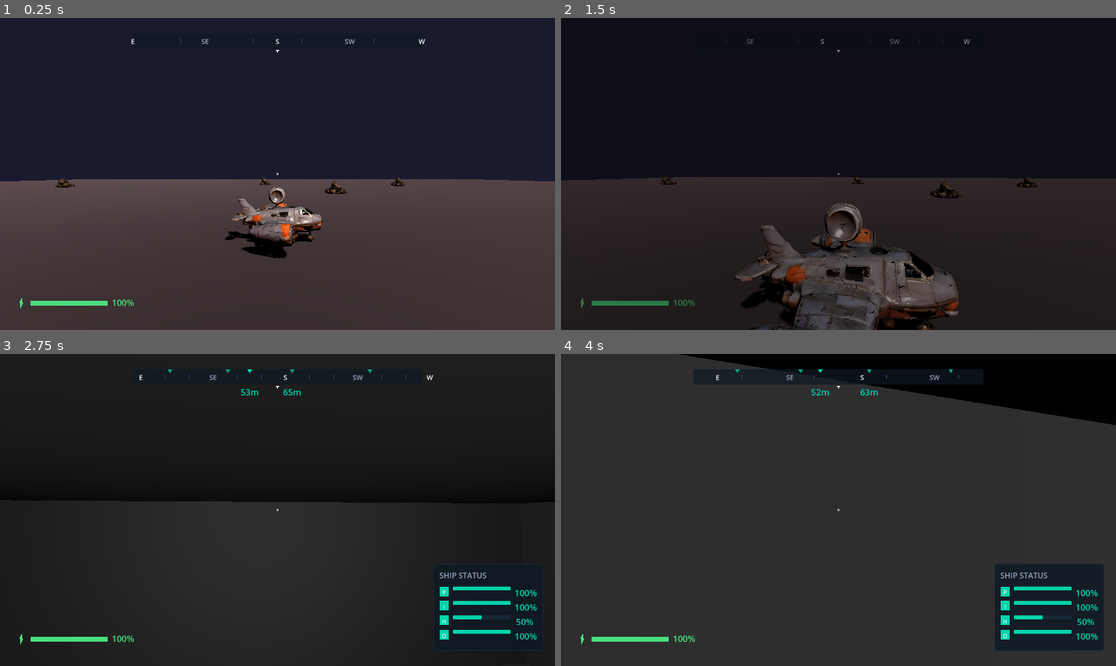
Above: before the commit, frames 1-4 (two rows, left to right).
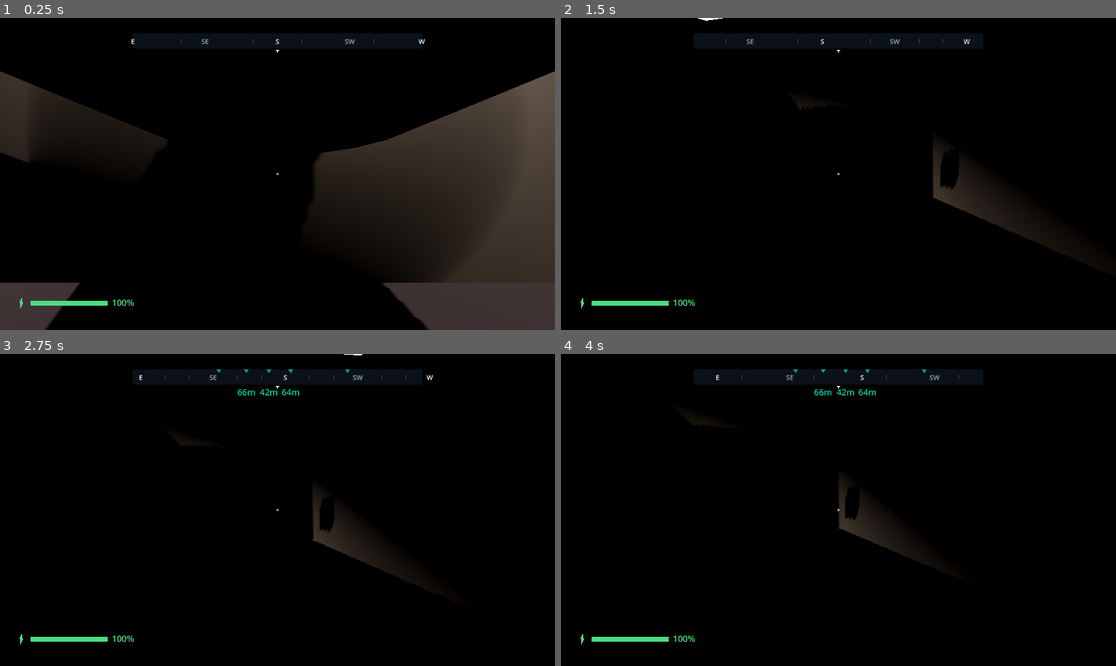
Above: after the commit, the same moments.

Repository: sqlhammer/Hammer-Forge-Studio
Game: Godot game, scene res://scenes/levels/test_world.tscn
Two runs of this game, one before a commit and one after it. Both use one fixed random seed, a clock stepped at 60 frames per second and the inputs below. The project has no main scene, so this scene is started directly.
Inputs (mouse positions are in pixels of both pictures, inside the frame that each line leads up to):
- Up to frame 1 (0.25 s): no input
- Up to frame 2 (1.5 s): tap Enter (ui_accept) at 0.5 s; move the mouse to (866, 174) at 0.52 s; hold E (interact) 0.53-1.28 s; hold W (move_forward) from 0.53 s (still down); click (866, 174) at 0.67 s; tap Space (jump) at 0.77 s; move the mouse to (810, 174) at 1.27 s; tap E (interact) at 1.35 s
- Up to frame 3 (2.75 s): keep holding W (move_forward); tap Space (jump) at 1.52 s; move the mouse to (288, 503) at 2.02 s; hold Q (scan) from 2.03 s (still down); tap E (interact) at 2.3 s
- Up to frame 4 (4 s): keep holding W (move_forward); move the mouse to (832, 516) at 2.77 s; release Q (scan) at 2.78 s; tap X (ship_emergency_stop) at 2.85 s; click (832, 516) at 2.92 s; tap Space (jump) at 3.02, 3.77 s; tap E (interact) at 3.05, 3.8 s; move the mouse to (877, 513) at 3.52 s; hold Tab (switch_view) from 3.53 s (still down)

The runs differ from the first frame. In frame 1, 83% of the frame differs, in the area x 0-100%, y 0-100%; in frame 2, 92%; in frame 3, 79%; in frame 4, 89%.

Commit message:
TICKET-0081: Scale ship exterior mesh to 3× native size
Ship exterior mesh re-exported at 3× original M2 dimensions (~45m long)
via Blender pipeline with transforms applied. Removed in-engine 4× scale
override — mesh now displays at (1,1,1). Updated all collision shapes,
recharge zone, ship enter zone, player spawn, and exit position in
test_world.gd to match the rescaled hull geometry.

Co-Authored-By: Claude Opus 4.6 <noreply@anthropic.com>

Diff:
--- a/game/scripts/levels/test_world.gd
+++ b/game/scripts/levels/test_world.gd
@@ -153,38 +153,37 @@
 	ship.position = Vector3.ZERO
 	add_child(ship)
 
-	# Ship mesh
+	# Ship mesh (3× native scale per TICKET-0081 — no in-engine scale override)
 	var ship_scene: Resource = load("res://assets/meshes/vehicles/mesh_ship_exterior.glb")
 	if ship_scene and ship_scene is PackedScene:
 		var ship_mesh: Node3D = (ship_scene as PackedScene).instantiate()
 		ship_mesh.name = "ShipMesh"
-		ship_mesh.scale = Vector3(4, 4, 4)
-		ship_mesh.position.y = 1.1
+		ship_mesh.position.y = 3.3
 		ship.add_child(ship_mesh)
 
-	# Ship collision (approximate with a box)
+	# Ship collision (approximate with a box matching 3× hull)
 	var ship_body := StaticBody3D.new()
 	ship_body.name = "ShipBody"
 	ship_body.collision_layer = LAYER_ENVIRONMENT
 	ship_body.collision_mask = 0
 	var ship_col := CollisionShape3D.new()
 	var ship_shape := BoxShape3D.new()
-	ship_shape.size = Vector3(3.5, 2.2, 4.0)
+	ship_shape.size = Vector3(21.0, 12.0, 42.0)
 	ship_col.shape = ship_shape
-	ship_col.position.y = 1.1
+	ship_col.position.y = 6.0
 	ship_body.add_child(ship_col)
 	ship.add_child(ship_body)
 
-	# Recharge zone (larger area around ship)
+	# Recharge zone (larger area around ship entrance)
 	_recharge_zone = Area3D.new()
 	_recharge_zone.name = "RechargeZone"
 	_recharge_zone.collision_layer = 0
 	_recharge_zone.collision_mask = LAYER_PLAYER
 	var recharge_col := CollisionShape3D.new()
 	var recharge_shape := BoxShape3D.new()
-	recharge_shape.size = Vector3(8.0, 5.0, 10.0)
+	recharge_shape.size = Vector3(24.0, 15.0, 30.0)
 	recharge_col.shape = recharge_shape
-	recharge_col.position.y = 1.5
+	recharge_col.position.y = 4.5
 	_recharge_zone.add_child(recharge_col)
 	ship.add_child(_recharge_zone)
 
@@ -198,7 +197,7 @@
 		return
 	_player = player_scene.instantiate()
 	_player.name = "Player"
-	_player.position = Vector3(0, 0.9, 8)  # Spawn near ship, Y=0.9 to rest capsule on ground
+	_player.position = Vector3(0, 0.9, 24)  # Spawn near ship entrance (3× hull), Y=0.9 to rest capsule on ground
 	add_child(_player)
 
 	# Get first-person controller and camera
@@ -317,23 +316,23 @@
 	if _first_person:
 		_ship_interior.setup(_first_person)
 
-	# Set the exterior exit position to just outside the ship ramp
-	_ship_interior.set_exterior_position(Vector3(0, 0.9, 6))
+	# Set the exterior exit position to just outside the ship ramp (scaled for 3× hull)
+	_ship_interior.set_exterior_position(Vector3(0, 0.9, 18))
 
 	# Connect ship interior signals
 	_ship_interior.player_entered_ship.connect(_on_player_entered_ship)
 	_ship_interior.player_exited_ship.connect(_on_player_exited_ship)
 
-	# Create an enter-ship interaction zone near the ship exterior
+	# Create an enter-ship interaction zone near the ship exterior (scaled for 3× hull)
 	_ship_enter_zone = Area3D.new()
 	_ship_enter_zone.name = "ShipEnterZone"
 	_ship_enter_zone.collision_layer = 0
 	_ship_enter_zone.collision_mask = LAYER_PLAYER
 	var enter_col := CollisionShape3D.new()
 	var enter_shape := BoxShape3D.new()
-	enter_shape.size = Vector3(3.0, 3.0, 2.0)
+	enter_shape.size = Vector3(9.0, 6.0, 6.0)
 	enter_col.shape = enter_shape
-	enter_col.position = Vector3(0, 1.5, 4.5)
+	enter_col.position = Vector3(0, 3.0, 13.5)
 	_ship_enter_zone.add_child(enter_col)
 	add_child(_ship_enter_zone)
 
Binary file changed: game/assets/meshes/vehicles/mesh_ship_exterior.glb
Not shown, changed: blender_experiments/build_ship_exterior.py
Not shown, changed: blender_experiments/experiment_log.md
Not shown, changed: tickets/TICKET-0081.md
